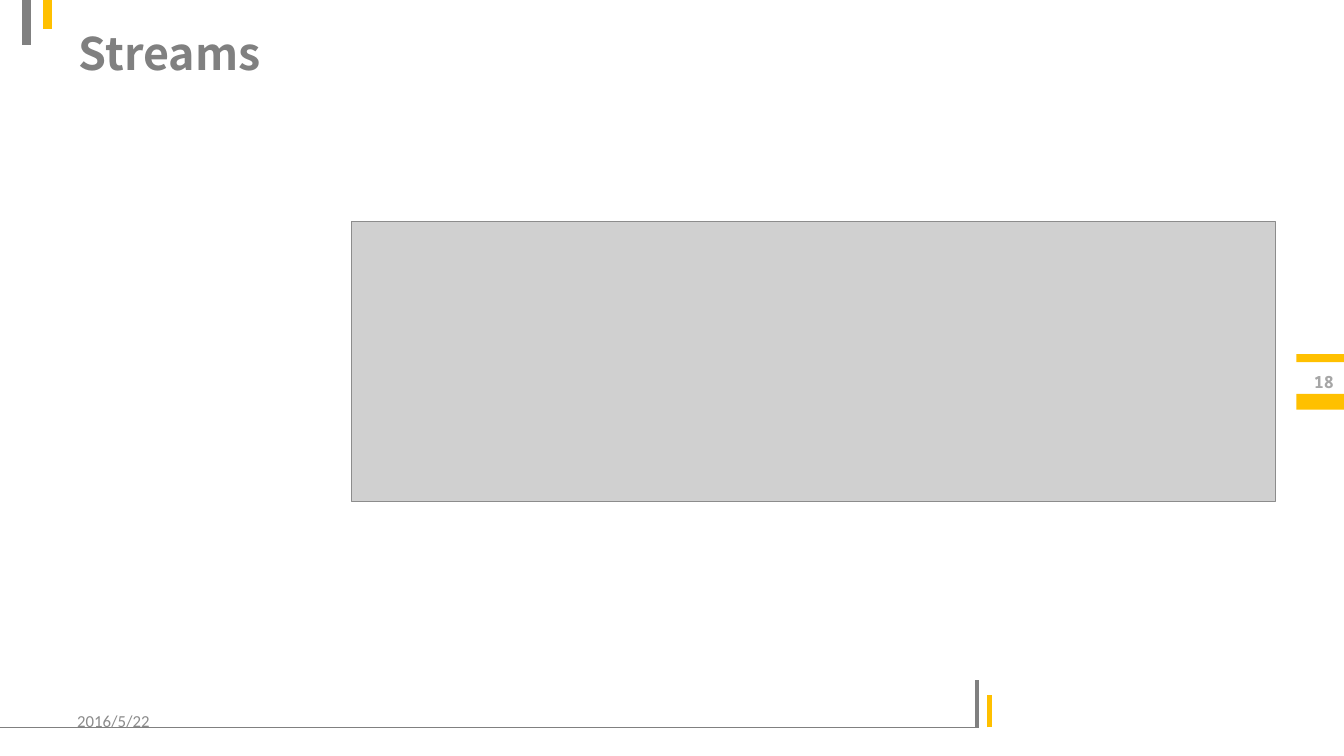
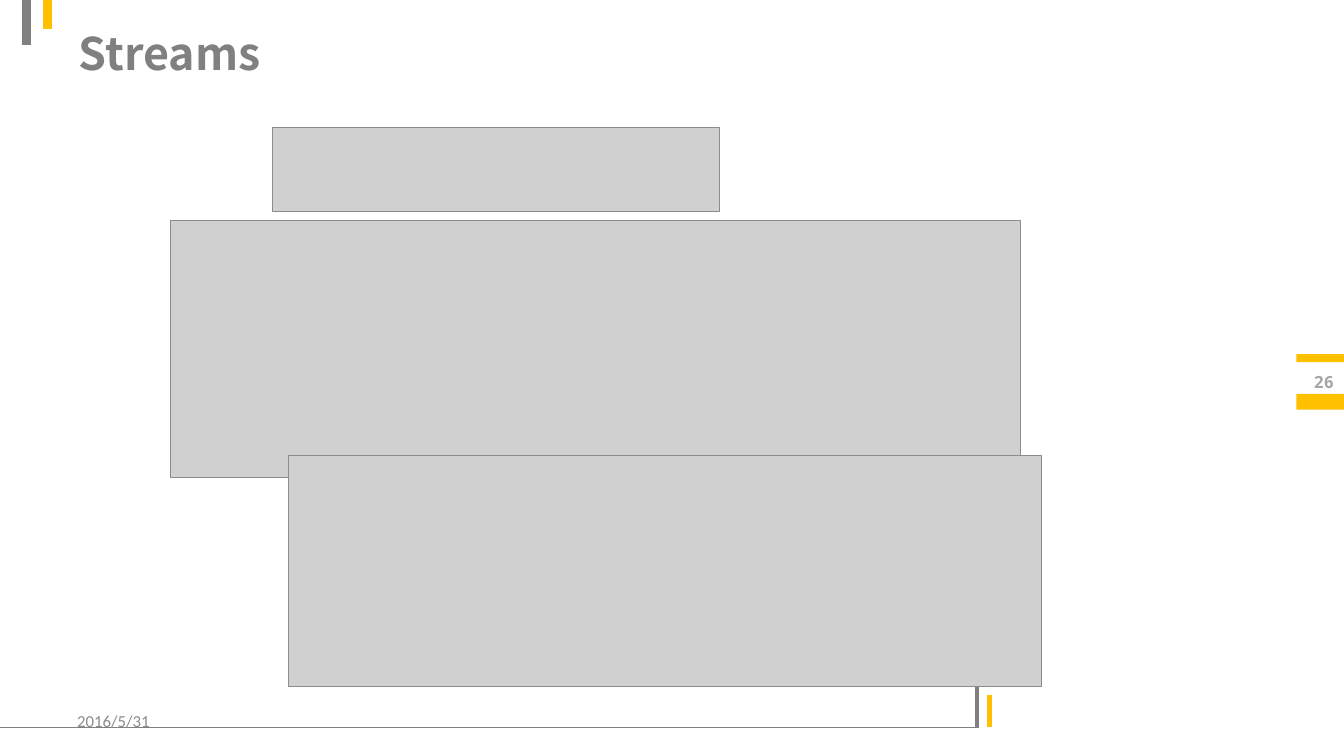
Before and after one commit to LitLeo/slides_of_parallel_computation, a slide deck: slide 26 of CUDA programming.pptx (slide 18 before the commit). Drawn at 1344x756 pixels with LibreOffice and Linux fonts; fonts in the diff are those of the drawing; grey boxes stand for pictures; background and template pictures are left out. Boxes give left, top, right and bottom in pixels: in the first picture for what was removed or moved away, otherwise in the second. Text is boxed around its words. In the diff, an @@ line names an element or a change of style, - is before the commit and + after.

```diff
--- a/CUDA programming.pptx
+++ b/CUDA programming.pptx
@@ picture added at (272, 128, 720, 212) @@
@@ picture: place and size @@
-picture at (351, 222, 1275, 501)
+picture at (170, 221, 1021, 478)
@@ page number at (1314, 376, 1334, 388): text changed @@
-18
+26
@@ picture added at (288, 456, 1043, 688) @@
@@ text at (77, 715, 149, 728): text changed @@
-2016/5/22
+2016/5/31
```
Also in this commit, not shown: 19 other slides changed, 10 slides added, 1 slide removed.
